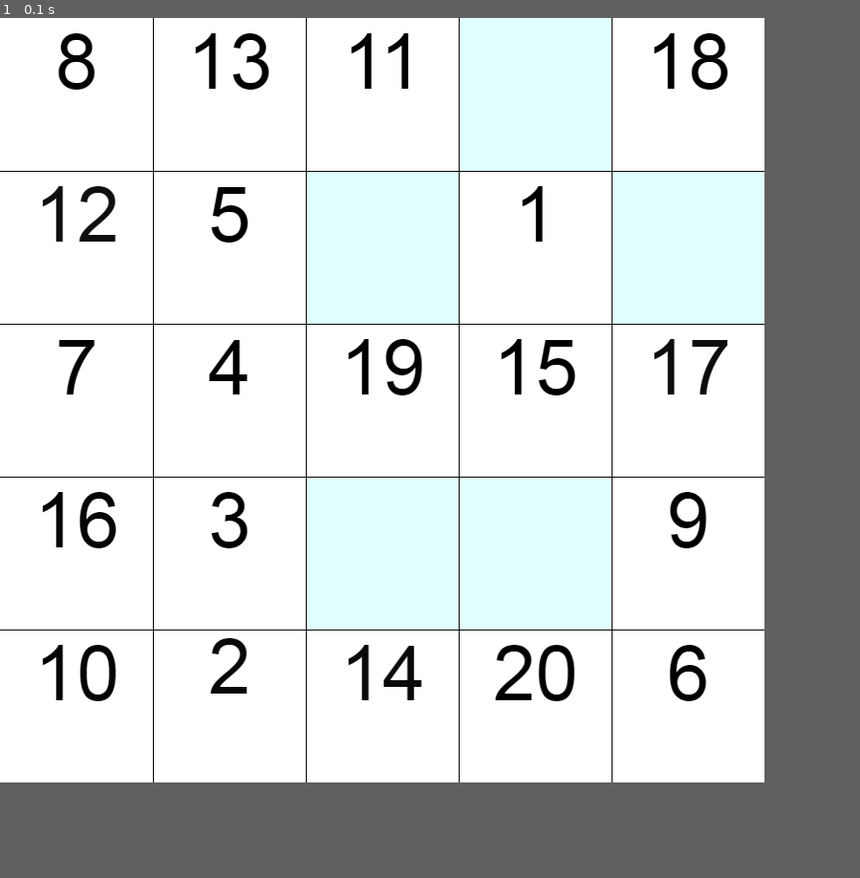
Above: before the commit, frame 1.
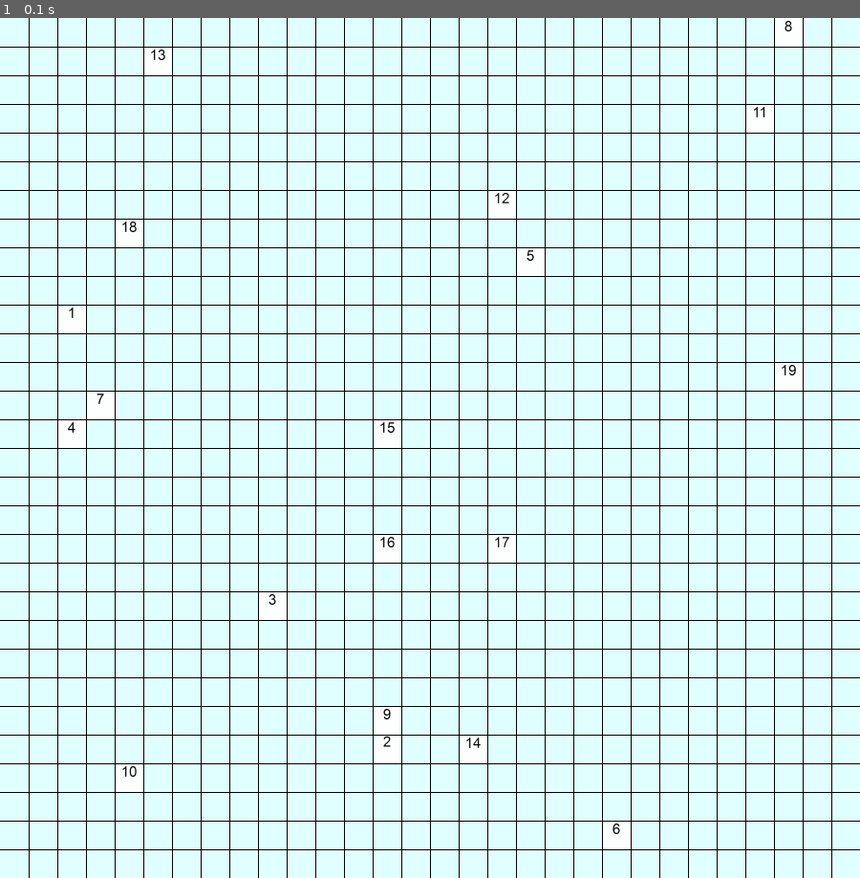
Above: after the commit, the same moment.

Repository: Safewaan/Chimpanzee-Test
Game: pygame game, started from pygameTemplate.py
The game is run twice, just before and just after one commit, with the same random seed, the same clock (stepped at 60 frames per second) and the same inputs.
Inputs:
- Up to frame 1 (0.1 s): no input
In our replay, the window is 800x800 before the commit and 900x900 after it. These sizes can differ from the game's own. Grey fills any space a smaller window leaves; there, only what the larger window draws over its background counts as a difference.

The runs differ from the first frame. In frame 1, 64% of the frame differs, in the area x 0-100%, y 0-100%.

Commit message:
Images are resized to fit any value of gD
- Images will be resized if gD value changes

Diff:
--- a/CordGenerator.py
+++ b/CordGenerator.py
@@ -11,18 +11,19 @@
 
     height: int
         Height of the pygame.
+
     Returns:
     cords: list
         List of all coordinates.
     """
 
-    #Variables
+    # Variables
     incrementX, incrementY = width / gD, height / gD
     incrementXTotal, incrementYTotal = 0, 0
 
     cords = []
 
-    #Main loop
+    # Main loop
     for y in range(gD):
         for x in range(gD):
             cords.append([incrementXTotal, incrementYTotal])
@@ -31,7 +32,5 @@
         incrementYTotal += incrementY
         incrementXTotal = 0
 
-    #Return
+    # Return
     return (cords)
-
-print (len(CordGen(5, 800, 800)))
--- a/NumberImages.py
+++ b/NumberImages.py
@@ -1,10 +1,35 @@
 # Imports
 import pygame
+import CordGenerator
 from pygame.locals import *
 
 # Images
-numList = []
-for x in range(20):
-    numList.append(pygame.image.load(str(x + 1) + ".png"))
+def imageList(gD):
+    """
+    Generates list of all pygame.image.load to be called in a loop.
 
-print (len(numList))
+    Paramaters:
+    gD: int
+        The dimensions of the grid.
+
+    Returns:
+    numList: list
+        List of all pygame.image.load lines.
+    """
+
+    # Variables
+    numList = []
+
+    # Prevents ctd if gD ** 2 is larger than available images
+    if gD ** 2 >= 20:
+        loopNum = 19
+
+    else:
+        loopNum = gD ** 2
+
+    # Main loop
+    for x in range(loopNum):
+        numList.append(pygame.image.load(str(x + 1) + ".png"))
+
+    # Return
+    return numList
--- a/PygameColours.py
+++ b/PygameColours.py
@@ -1,12 +1,12 @@
-#imports
+# Imports
 import pygame
 
-#Colours
-colourRed = pygame.Color(255,0,0)
-colourBlue = pygame.Color(0,0,255)
-colourGreen = pygame.Color(0,255,0)
-colourBlack = pygame.Color(0,0,0)
-colourWhite = pygame.Color(255,255,255)
-colourOrange = pygame.Color(255,128,0)
-colourBrown = pygame.Color(204,102,0)
+# Colours
+colourRed = pygame.Color(255, 0, 0)
+colourBlue = pygame.Color(0, 0, 255)
+colourGreen = pygame.Color(0, 255, 0)
+colourBlack = pygame.Color(0, 0, 0)
+colourWhite = pygame.Color(255, 255, 255)
+colourOrange = pygame.Color(255, 128, 0)
+colourBrown = pygame.Color(204, 102, 0)
 colourLightCyan = pygame.Color(224, 255, 255)
--- a/pygameTemplate.py
+++ b/pygameTemplate.py
@@ -2,35 +2,38 @@
 import sys
 import pygame
 import random
+from pygame.locals import *
+
+# Local Imports
+import NumberImages
 import CordGenerator
-from pygame.locals import *
 from PygameColours import *
-from NumberImages import *
 
 # Pygame init
 pygame.init()
 
+# FPS
 fps = 60
 fpsClock = pygame.time.Clock()
 
 # Screen settings
-width, height = 800, 800
+width, height = 900, 900
 screen = pygame.display.set_mode((width, height))
 pygame.display.set_caption ('Monky Together sTRonk')
 screen.fill(colourLightCyan)
 
 # Grid variables
-gD = 5
+gD = 30
 incrementX, incrementY = width / gD, height / gD
 incrementXTotal, incrementYTotal = 0, 0
 
-# Number images
-cordsList = CordGenerator.CordGen(gD, width, height)
+# Image loader
+numList = NumberImages.imageList(gD) # Images list
+cordsList = CordGenerator.CordGen(gD, width, height) # Coordinates list
 
 for x in range(len(numList)):
-  imageLoader = numList[x].get_rect()
-  imageLoader = imageLoader.move(cordsList.pop(random.randint(0, len(cordsList) - 1)))
-  screen.blit(numList[x], imageLoader)
+    imageResizer = pygame.transform.smoothscale(numList[x], (int(incrementX), int(incrementY)))
+    screen.blit(imageResizer, (cordsList.pop(random.randint(0, len(cordsList) - 1))))
 
 # Generates lines
 for xy in range (gD - 1):
